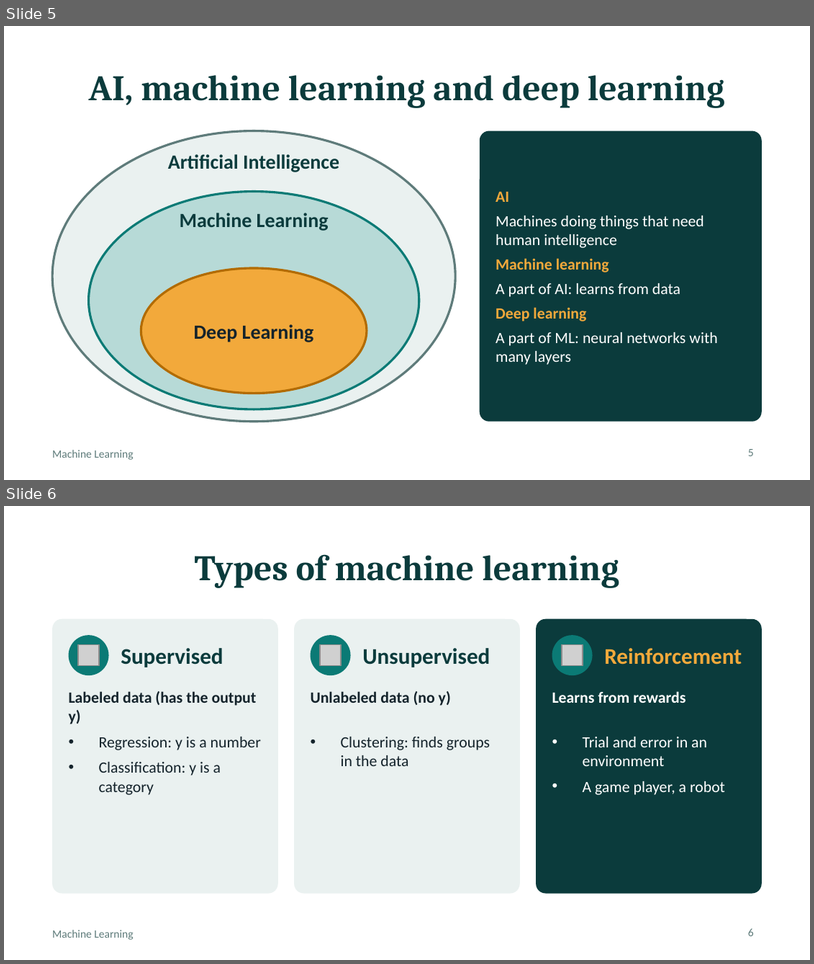
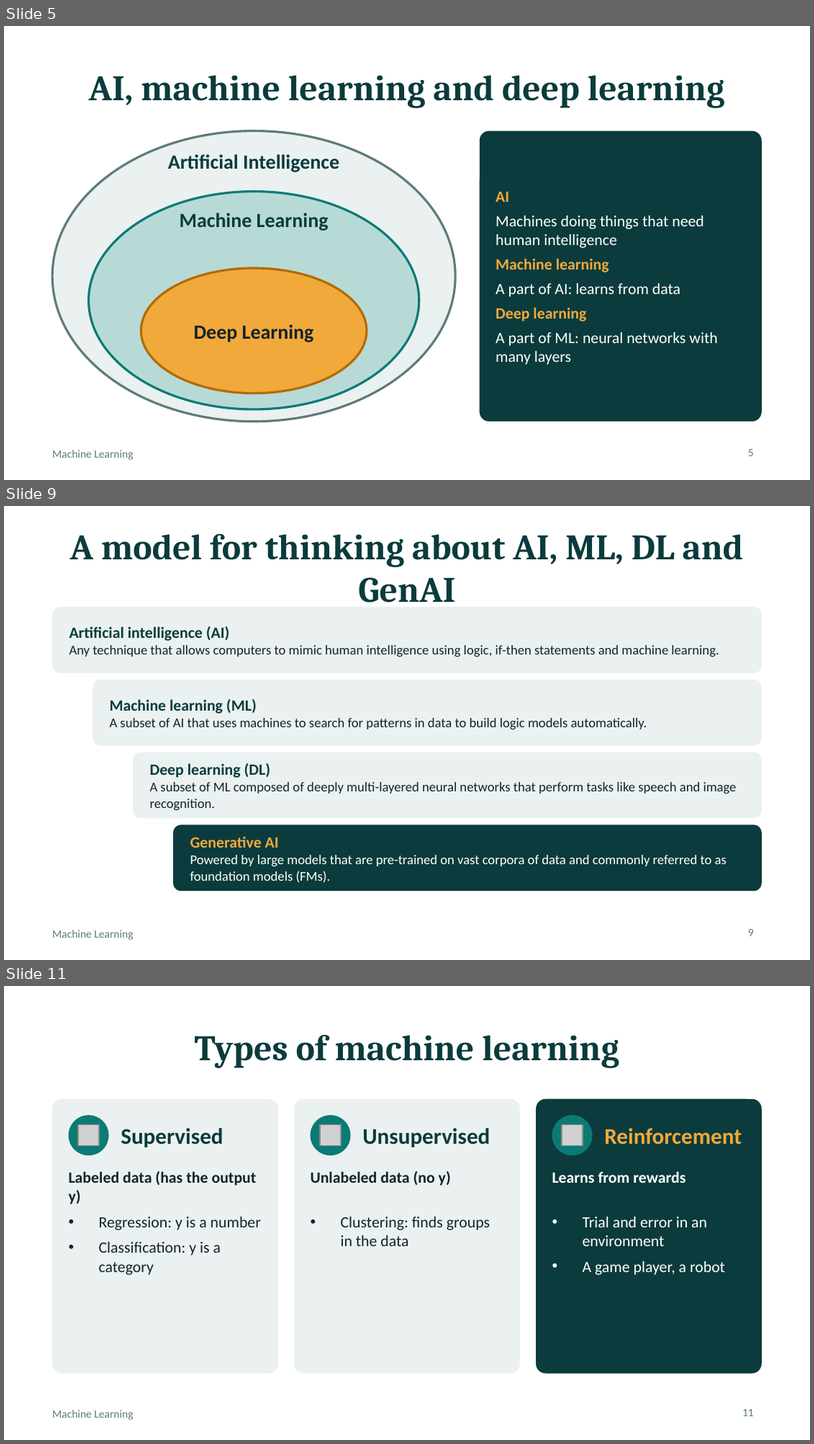
Before and after one commit to mgm-murali-ai/ai-learning, a slide deck: AI-Naresh-IT/notes/machine-learning/machine-learning.pptx. Shown one above the other, each under a label of ours: slides 5 and 6 before the commit, slides 5, 9 and 11 after it; the slides between them are not shown. The pictures are 814x964 and 814x1444 pixels, drawn with LibreOffice and Linux fonts; fonts in the diff are those of the drawing; grey boxes stand for pictures. Boxes give left, top, right and bottom in pixels: in the first picture for what was removed or moved away, otherwise in the second. Text is boxed around its words. In the diff, an @@ line names an element or a change of style, - is before the commit and + after.

```diff
--- a/AI-Naresh-IT/notes/machine-learning/machine-learning.pptx
+++ b/AI-Naresh-IT/notes/machine-learning/machine-learning.pptx
@@ slide 9 added at [4, 506, 810, 960], background #FFFFFF; not listed: 1 template element that a slide beside it also shows @@
@@ title added at [70, 533, 744, 602], 32 pt, text #0B3B3C, bold @@
+A model for thinking about AI, ML, DL and GenAI
@@ rounded rectangle added at [52, 607, 762, 673], fill #EAF1F0, 12 pt, text #14232B @@
+Artificial intelligence (AI)
+Any technique that allows computers to mimic human intelligence using logic, if-then statements and machine learning.
@@ rounded rectangle added at [93, 680, 762, 746], fill #EAF1F0, 12 pt, text #14232B @@
+Machine learning (ML)
+A subset of AI that uses machines to search for patterns in data to build logic models automatically.
@@ rounded rectangle added at [133, 752, 762, 818], fill #EAF1F0, 12 pt, text #14232B @@
+Deep learning (DL)
+A subset of ML composed of deeply multi-layered neural networks that perform tasks like speech and image recognition.
@@ rounded rectangle added at [173, 824, 762, 890], fill #0B3B3C, 12 pt, text #FFFFFF @@
+Generative AI
+Powered by large models that are pre-trained on vast corpora of data and commonly referred to as foundation models (FMs).
@@ page number added at [748, 929, 754, 936], 10 pt, text #5E7B7A @@
+9
@@ what was slide 6 is now slide 11 @@
@@ page number at [743, 1409, 754, 1416]: text changed @@
-6
+11
```
Also in this commit, not shown: 6 other slides added, 9 other files.
